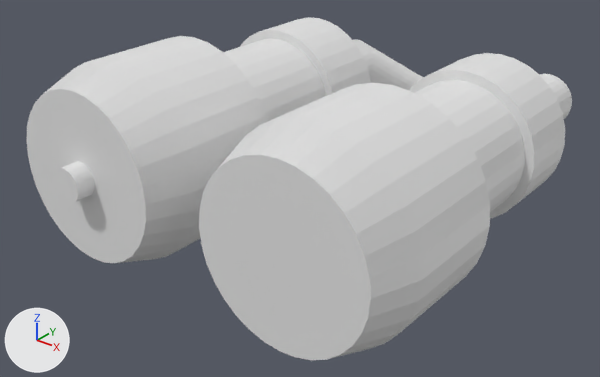
Two versions of the OBJ model src/main/resources/assets/electricity/models/dc_string_cable/dc_string_cable_loose.obj, one commit apart.
Rendered twice from a 50 mm lens placed at (1.028, -1.386, 0.476), pointed at (0.45, -0.662, 0.028). The axes (+X, +Y, +Z) are drawn at lower left. The lights are the same throughout. The picture after the commit comes second. Where no turn or scale is listed for an object, it has been applied to the vertices.

The older version as bpy lines, for what is in view:
```python
me_cable = bpy.data.meshes.new('cable')
me_cable.from_pydata(...)  # 256 vertices, 196 faces; spans x 0.328..0.672, y -0.491..-0.2, z 0.0..0.152
me_cable.materials.append(mat_core)  # its picture is missing
me_plug = bpy.data.meshes.new('plug')
me_plug.from_pydata(...)  # 352 vertices, 282 faces; spans x 0.257..0.481, y -0.94..-0.469, z 0.0..0.224
me_plug.materials.append(mat_plug_plus)  # its picture is missing
me_plug_001 = bpy.data.meshes.new('plug.001')
me_plug_001.from_pydata(...)  # 288 vertices, 235 faces; spans x 0.519..0.743, y -0.919..-0.469, z 0.0..0.224
me_plug_001.materials.append(mat_plug_minus)  # its picture is missing
ob_cable = bpy.data.objects.new('cable', me_cable)
ob_cable.location = (0.0, 0.0, 0.0)
ob_plug = bpy.data.objects.new('plug', me_plug)
ob_plug.location = (0.0, 0.0, 0.0)
ob_plug_001 = bpy.data.objects.new('plug.001', me_plug_001)
ob_plug_001.location = (0.0, 0.0, 0.0)
```
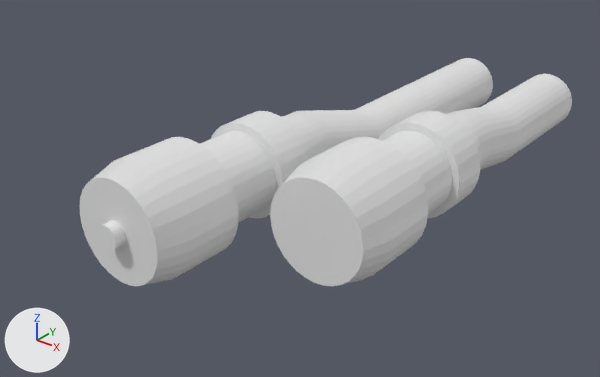
What differs and where, as boxes [x1, y1, x2, y2] in the pictures (600 x 377 px; the box of a moved part takes in the faces that stretch with it):
'plug.001', reshaped (42% narrower, 43% shorter)
    before: [199, 53, 565, 360]
    after: [270, 111, 481, 286]
'plug', reshaped (31% narrower, 29% shorter)
    before: [27, 17, 371, 263]
    after: [79, 111, 316, 286]
'cable', reshaped
    before: [353, 39, 572, 119]
    after: [285, 58, 572, 170]
part 1 of me_cable, moved or reshaped
    before: [353, 39, 461, 90]
    after: [285, 58, 493, 156]
part 2 of me_cable, moved or reshaped
    before: [539, 74, 572, 119]
    after: [447, 74, 572, 170]
part 3 of me_plug, moved or reshaped
    before: [240, 17, 371, 96]
    after: [211, 111, 309, 218]
part 4 of me_plug, moved or reshaped
    before: [223, 38, 326, 122]
    after: [200, 131, 276, 223]
part 5 of me_plug, moved or reshaped
    before: [54, 161, 95, 203]
    after: [98, 220, 126, 251]
part 6 of me_plug, moved or reshaped
    before: [27, 36, 267, 263]
    after: [79, 137, 238, 286]
part 7 of me_plug, moved or reshaped (not visible before)
    after: [281, 116, 316, 159]
part 8 of me_plug_001, moved or reshaped
    before: [409, 53, 565, 219]
    after: [379, 111, 480, 218]
part 9 of me_plug_001, moved or reshaped
    before: [414, 80, 525, 212]
    after: [382, 131, 452, 214]
part 10 of me_plug_001, moved or reshaped
    before: [199, 83, 490, 360]
    after: [270, 137, 428, 286]
part 11 of me_plug_001, moved or reshaped (not visible before)
    after: [452, 117, 481, 161]

Edits to the bpy script that builds the scene:
```text
Change me_cable:
    used by ob_cable; location = (0.0, 0.0, 0.0)
    remove me_cable.from_pydata(...)  # 256 vertices, 196 faces; spans x 0.328..0.672, y -0.491..-0.2, z 0.0..0.152
    add me_cable.from_pydata(...)  # 256 vertices, 196 faces; spans x 0.381..0.619, y -0.668..-0.2, z 0.0..0.109
    me_cable part 1: 96 of 256 vertices moved; they spanned x 0.328..0.473, y -0.491..-0.334, z 0.002..0.152 and now span x 0.381..0.475, y -0.668..-0.506, z 0.0..0.109; mean shift (0.035, -0.173, -0.029); largest move (0.338, -0.425, 0.133) -> (0.388, -0.616, 0.091)
    me_cable part 2: 96 of 256 vertices moved; they spanned x 0.527..0.672, y -0.491..-0.334, z 0.002..0.152 and now span x 0.525..0.619, y -0.543..-0.381, z 0.0..0.109; mean shift (-0.035, -0.048, -0.029); largest move (0.666, -0.426, 0.127) -> (0.615, -0.492, 0.084)
Change me_plug:
    used by ob_plug; location = (0.0, 0.0, 0.0)
    remove me_plug.from_pydata(...)  # 352 vertices, 282 faces; spans x 0.257..0.481, y -0.94..-0.469, z 0.0..0.224
    add me_plug.from_pydata(...)  # 352 vertices, 282 faces; spans x 0.353..0.491, y -0.938..-0.649, z 0.0..0.138
    me_plug part 3: the loose piece of 64 vertices spanning x 0.281..0.457, y -0.603..-0.522, z 0.024..0.2 is scaled about its middle by (0.674, 0.615, 0.674), then moved by (0.053, -0.146, -0.043)
    me_plug part 4: the loose piece of 64 vertices spanning x 0.291..0.446, y -0.75..-0.603, z 0.034..0.189 is scaled about its middle by (0.645, 0.574, 0.645), then moved by (0.053, -0.099, -0.043)
    me_plug part 5: the loose piece of 64 vertices spanning x 0.35..0.387, y -0.94..-0.919, z 0.093..0.131 is scaled about its middle by (0.733, 0.647, 0.733), then moved by (0.053, -0.001, -0.043)
    me_plug part 6: 96 of 352 vertices moved; they spanned x 0.257..0.481, y -0.919..-0.75, z 0.0..0.224 and now span x 0.353..0.491, y -0.924..-0.817, z 0.0..0.138; mean shift (0.053, -0.031, -0.043); largest move (0.276, -0.75, 0.174) -> (0.365, -0.817, 0.107)
    me_plug part 7: 64 of 352 vertices moved; they spanned x 0.294..0.444, y -0.522..-0.469, z 0.037..0.187 and now span x 0.371..0.473, y -0.683..-0.649, z 0.017..0.12; mean shift (0.053, -0.171, -0.043); largest move (0.331, -0.469, 0.137) -> (0.387, -0.649, 0.092)
Change me_plug_001:
    used by ob_plug_001; location = (0.0, 0.0, 0.0)
    remove me_plug_001.from_pydata(...)  # 288 vertices, 235 faces; spans x 0.519..0.743, y -0.919..-0.469, z 0.0..0.224
    add me_plug_001.from_pydata(...)  # 288 vertices, 235 faces; spans x 0.509..0.647, y -0.799..-0.524, z 0.0..0.138
    me_plug_001 part 8: the loose piece of 64 vertices spanning x 0.543..0.719, y -0.603..-0.522, z 0.024..0.2 is scaled about its middle by (0.674, 0.615, 0.674), then moved by (-0.053, -0.021, -0.043)
    me_plug_001 part 9: the loose piece of 64 vertices spanning x 0.554..0.709, y -0.75..-0.603, z 0.034..0.189 is scaled about its middle by (0.645, 0.574, 0.645), then moved by (-0.053, 0.026, -0.043)
    me_plug_001 part 10: 96 of 288 vertices moved; they spanned x 0.519..0.743, y -0.919..-0.75, z 0.0..0.224 and now span x 0.509..0.647, y -0.799..-0.692, z 0.0..0.138; mean shift (-0.053, 0.094, -0.043); largest move (0.71, -0.919, 0.165) -> (0.628, -0.799, 0.102)
    me_plug_001 part 11: 64 of 288 vertices moved; they spanned x 0.556..0.706, y -0.522..-0.469, z 0.037..0.187 and now span x 0.527..0.629, y -0.558..-0.524, z 0.017..0.12; mean shift (-0.053, -0.046, -0.043); largest move (0.694, -0.522, 0.154) -> (0.621, -0.558, 0.097)
```
